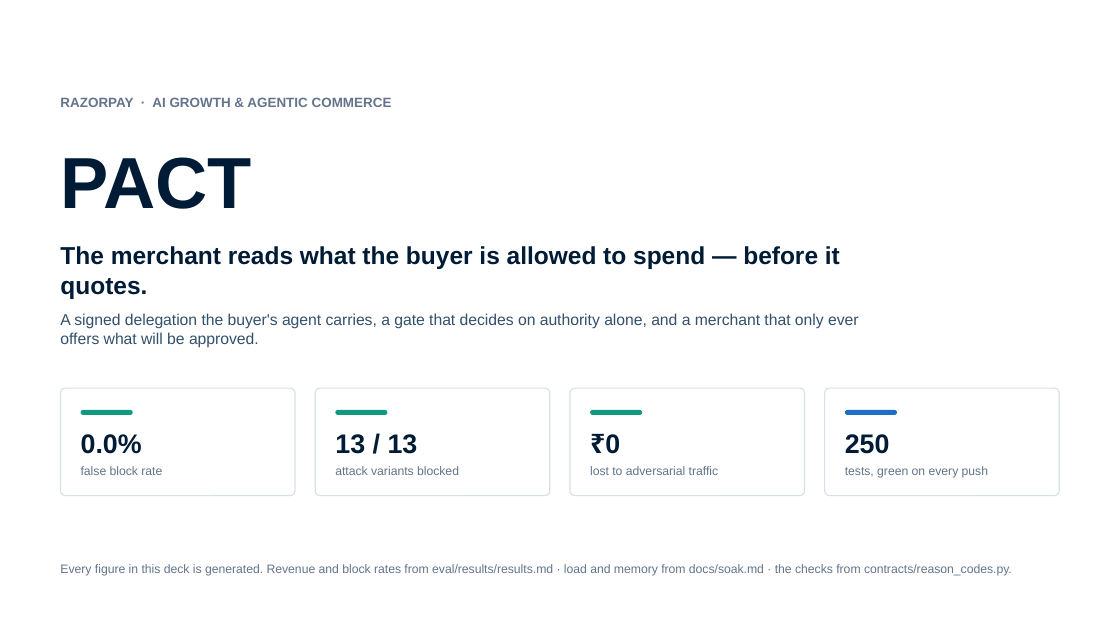
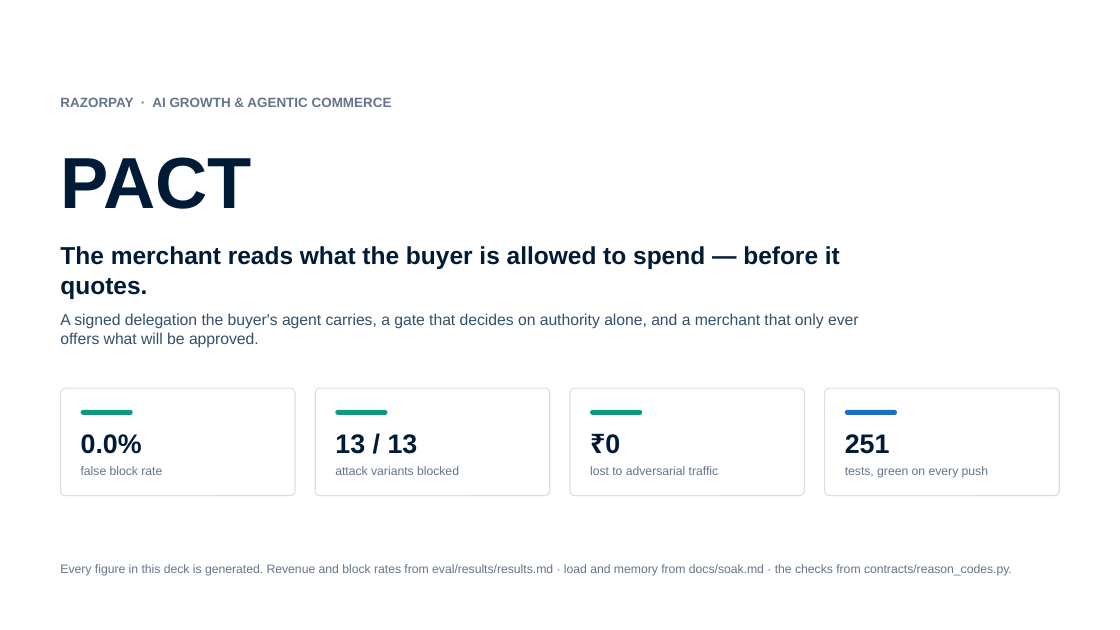
Before and after one commit to swetank18/PACT, a slide deck: slide 1 of docs/PACT-explainer.pptx. Drawn at 1120x630 pixels with LibreOffice and Linux fonts; fonts in the diff are those of the drawing. Boxes give left, top, right and bottom in pixels: in the first picture for what was removed or moved away, otherwise in the second. Text is boxed around its words. In the diff, an @@ line names an element or a change of style, - is before the commit and + after.

```diff
--- a/docs/PACT-explainer.pptx
+++ b/docs/PACT-explainer.pptx
@@ text at <box>845,434,890,454</box>: text changed @@
-250
+251
```
Also in this commit, not shown: 1 other slide changed, 8 other files.
